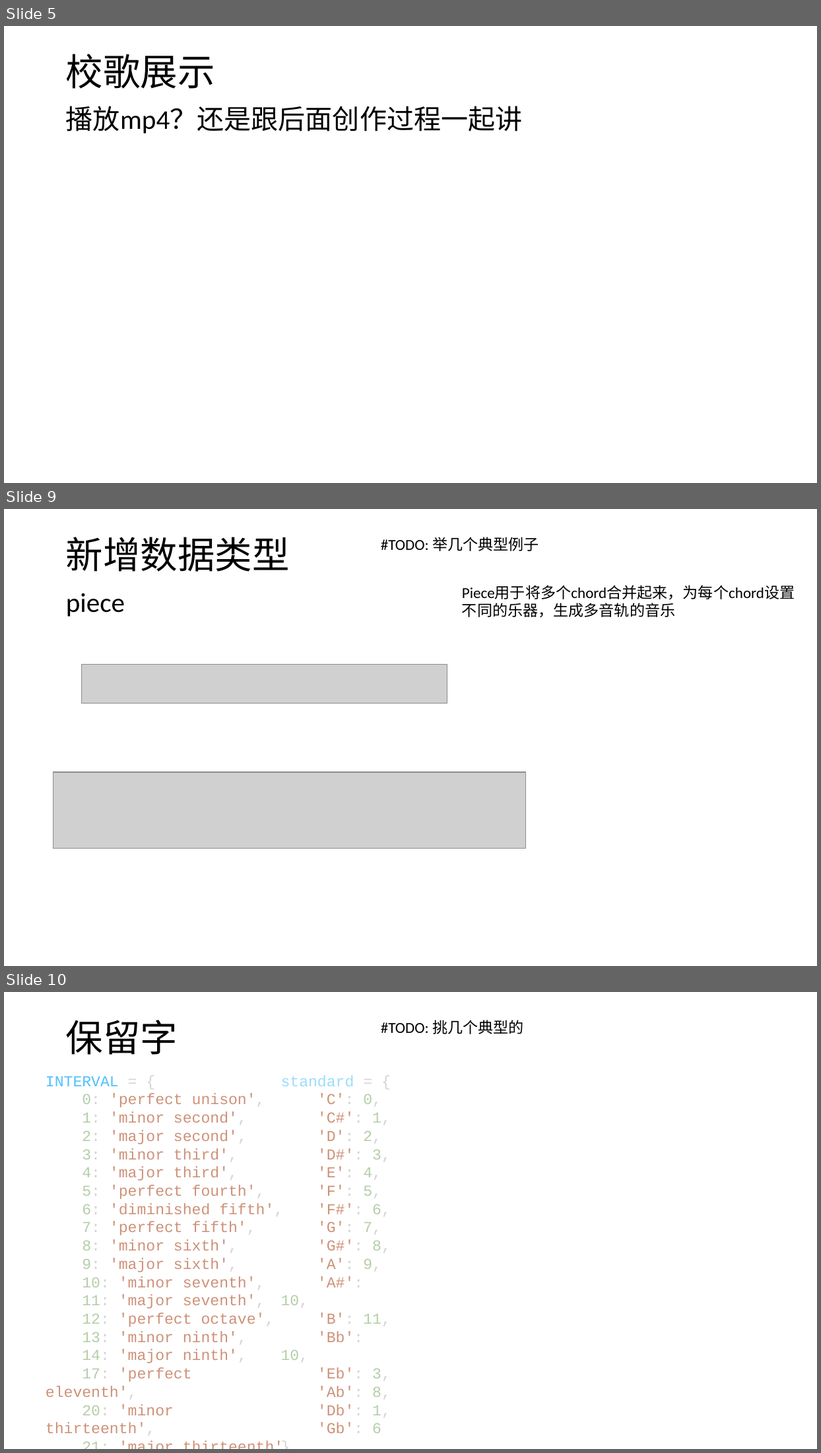
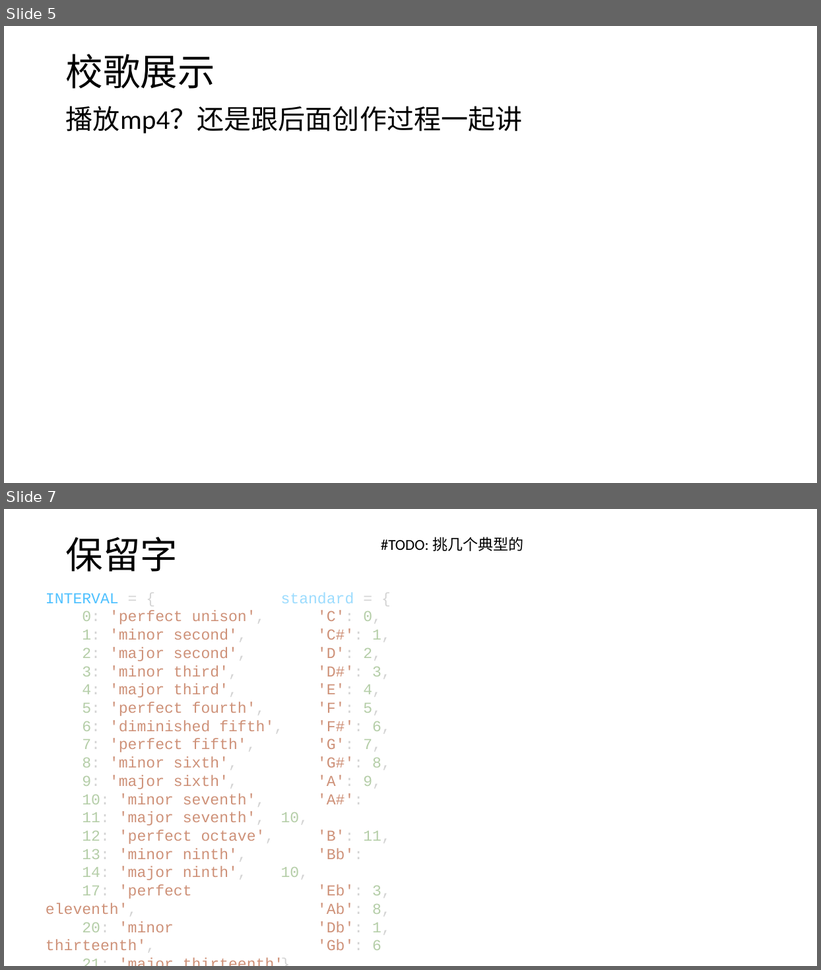
Before and after one commit to hyc2026/musicode, a slide deck: musicode展示.pptx. Shown one above the other, each under a label of ours: slides 5, 9 and 10 before the commit, slides 5 and 7 after it; the slides between them are not shown. The pictures are 821x1453 and 821x970 pixels, drawn with LibreOffice and Linux fonts; fonts in the diff are those of the drawing; grey boxes stand for pictures. Boxes give left, top, right and bottom in pixels: in the first picture for what was removed or moved away, otherwise in the second. Text is boxed around its words. In the diff, an @@ line names an element or a change of style, - is before the commit and + after.

```diff
--- a/musicode展示.pptx
+++ b/musicode展示.pptx
@@ slide 9 removed at bbox=[4, 509, 817, 966], background #FFFFFF @@
@@ text removed at bbox=[66, 537, 290, 572] @@
-新增数据类型
@@ text removed at bbox=[381, 537, 539, 551] @@
-#TODO: 举几个典型例子
@@ text removed at bbox=[462, 585, 795, 618] @@
-Piece用于将多个chord合并起来，为每个chord设置不同的乐器，生成多音轨的音乐
@@ text removed at bbox=[66, 593, 125, 617] @@
-piece
@@ picture removed at bbox=[82, 664, 448, 704] @@
@@ picture removed at bbox=[53, 773, 525, 850] @@
@@ picture removed at bbox=[53, 772, 525, 773] @@
@@ what was slide 10 is now slide 7 @@
```
Also in this commit, not shown: 1 slide changed, 4 slides added, 4 other slides removed.
